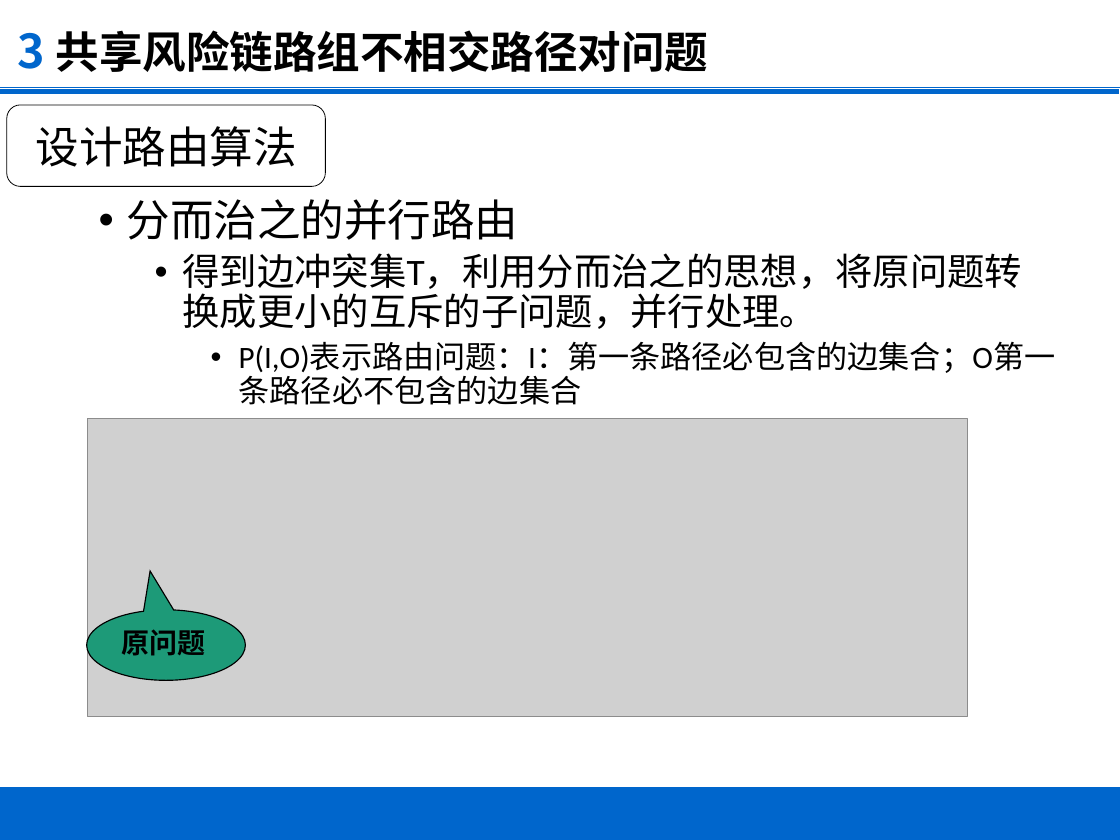
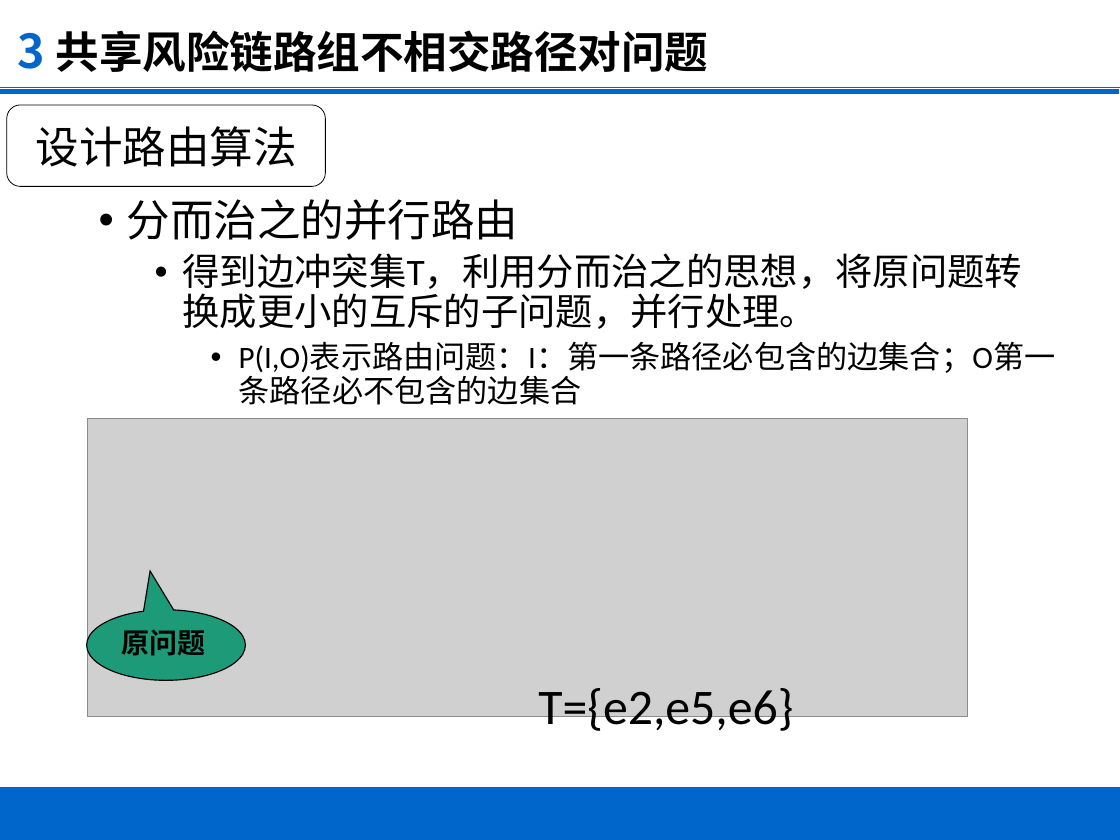
Before and after one commit to franztao/franztao.File.io, a slide deck: slide 13 of hnuthesis_master_v4.0/ppt/答辩2.0.pptx. Drawn at 1120x840 pixels with LibreOffice and Linux fonts; fonts in the diff are those of the drawing; grey boxes stand for pictures; background and template pictures are left out. Boxes give left, top, right and bottom in pixels: in the first picture for what was removed or moved away, otherwise in the second. Text is boxed around its words. In the diff, an @@ line names an element or a change of style, - is before the commit and + after.

```diff
--- a/hnuthesis_master_v4.0/ppt/答辩2.0.pptx
+++ b/hnuthesis_master_v4.0/ppt/答辩2.0.pptx
@@ text added at bbox=[538, 688, 793, 736], 32 pt, text #000000 @@
+T={e2,e5,e6}
```
Also in this commit, not shown: 4 other slides changed, 21 other files.
